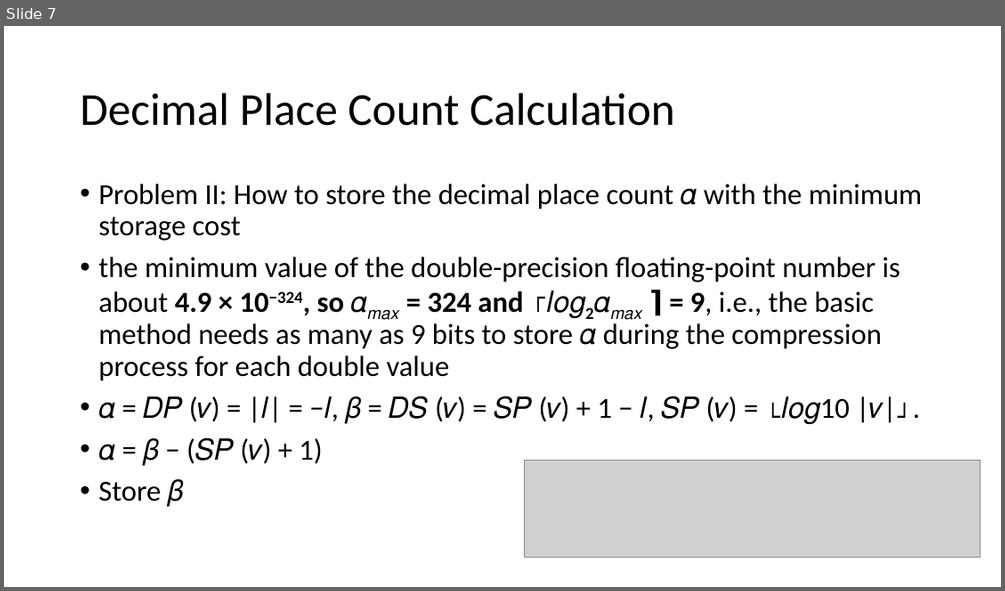
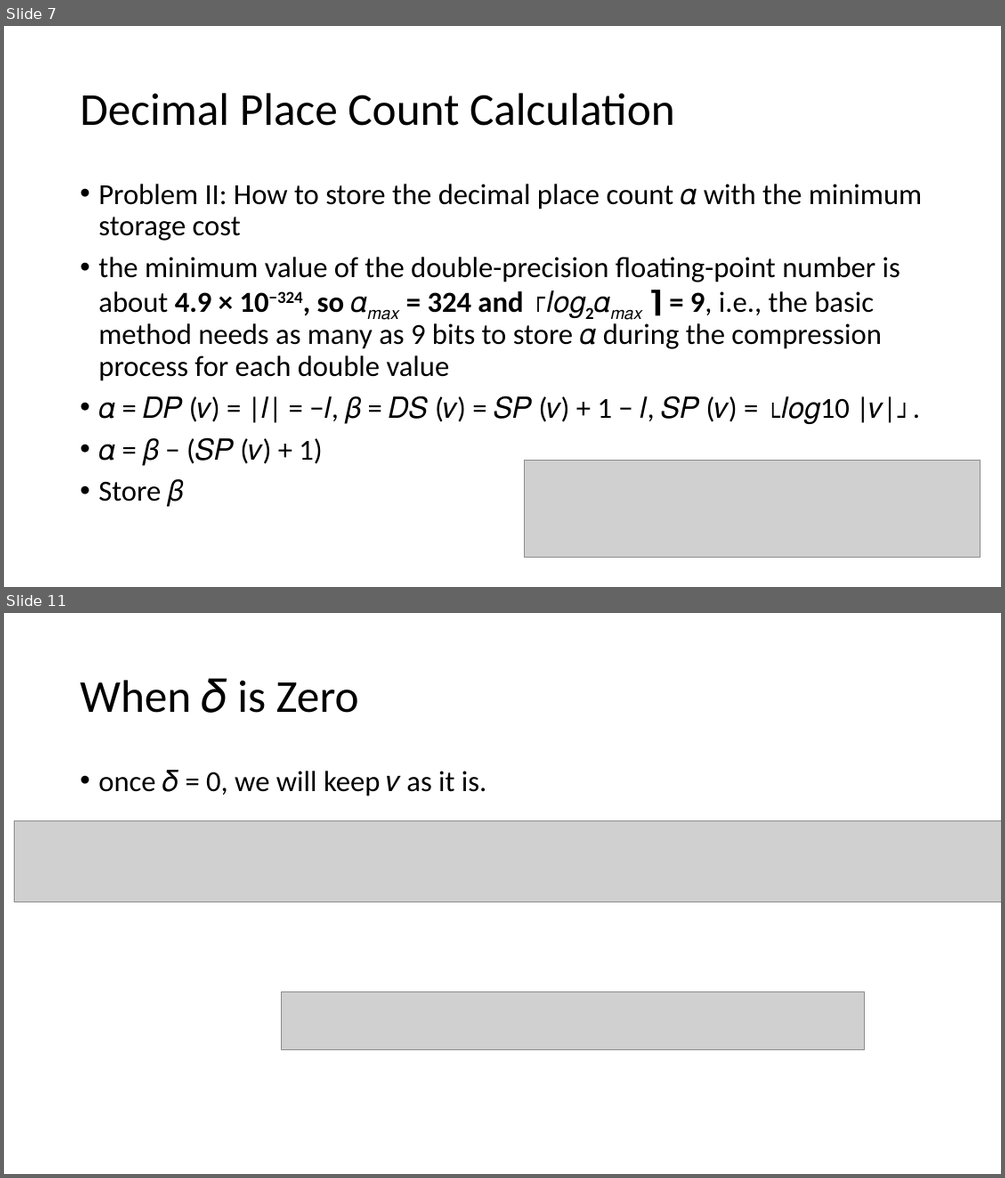
Before and after one commit to xjz17/exchange_file_ppt, a slide deck: Elf.pptx. Shown one above the other, each under a label of ours: slide 7 before the commit, slides 7 and 11 after it; the slides between them are not shown. The pictures are 1005x591 and 1005x1178 pixels, drawn with LibreOffice and Linux fonts; fonts in the diff are those of the drawing; grey boxes stand for pictures. Boxes give left, top, right and bottom in pixels: in the first picture for what was removed or moved away, otherwise in the second. Text is boxed around its words. In the diff, an @@ line names an element or a change of style, - is before the commit and + after.

```diff
--- a/Elf.pptx
+++ b/Elf.pptx
@@ slide 11 added at bbox=[4, 613, 1001, 1174], background #FFFFFF @@
@@ title added at bbox=[80, 678, 359, 713], 44 pt, text #000000 @@
+When 𝛿 is Zero
@@ text added at bbox=[98, 770, 486, 796], 28 pt, text #000000 @@
+• once 𝛿 = 0, we will keep 𝑣 as it is.
@@ picture added at bbox=[15, 820, 1001, 901] @@
@@ picture added at bbox=[282, 992, 865, 1050] @@
```
Also in this commit, not shown: 4 other slides added.
